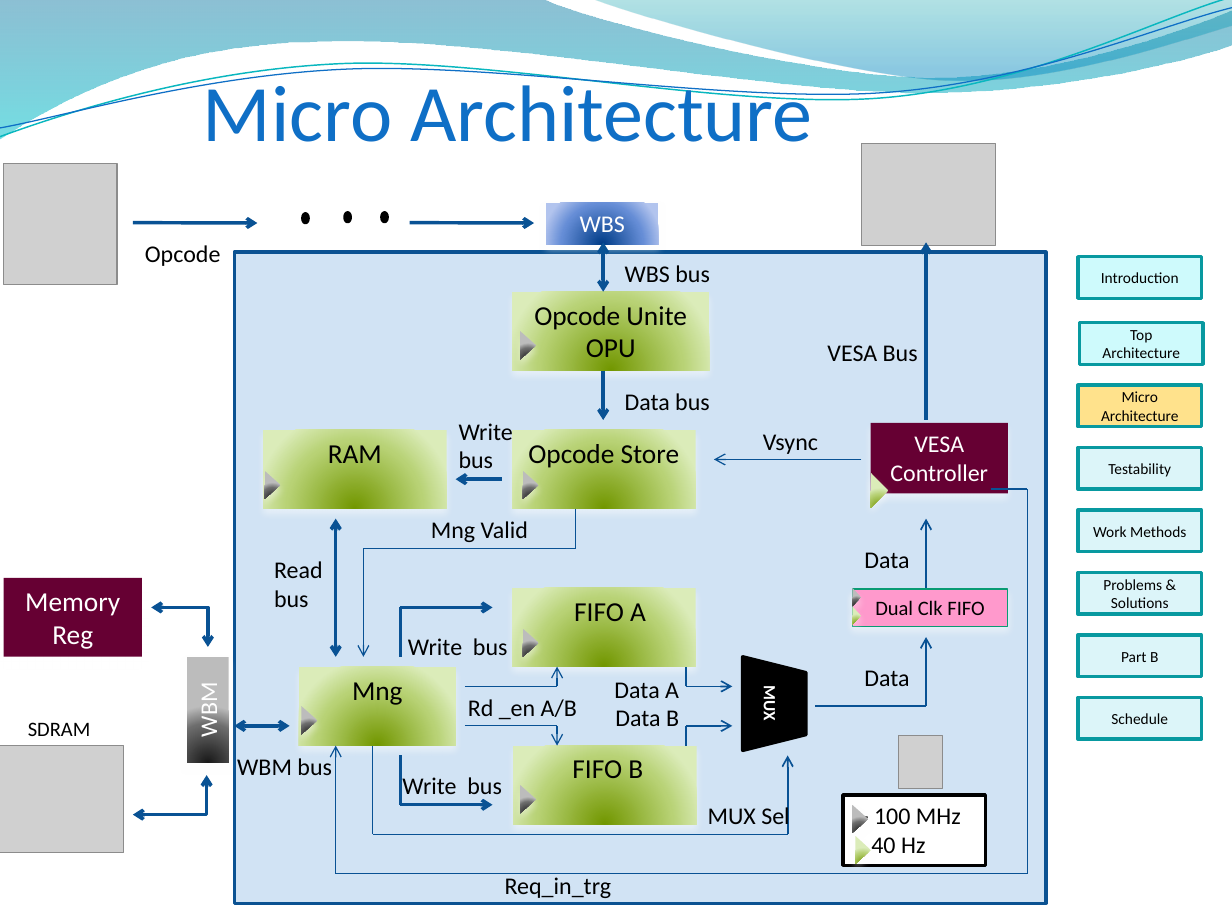
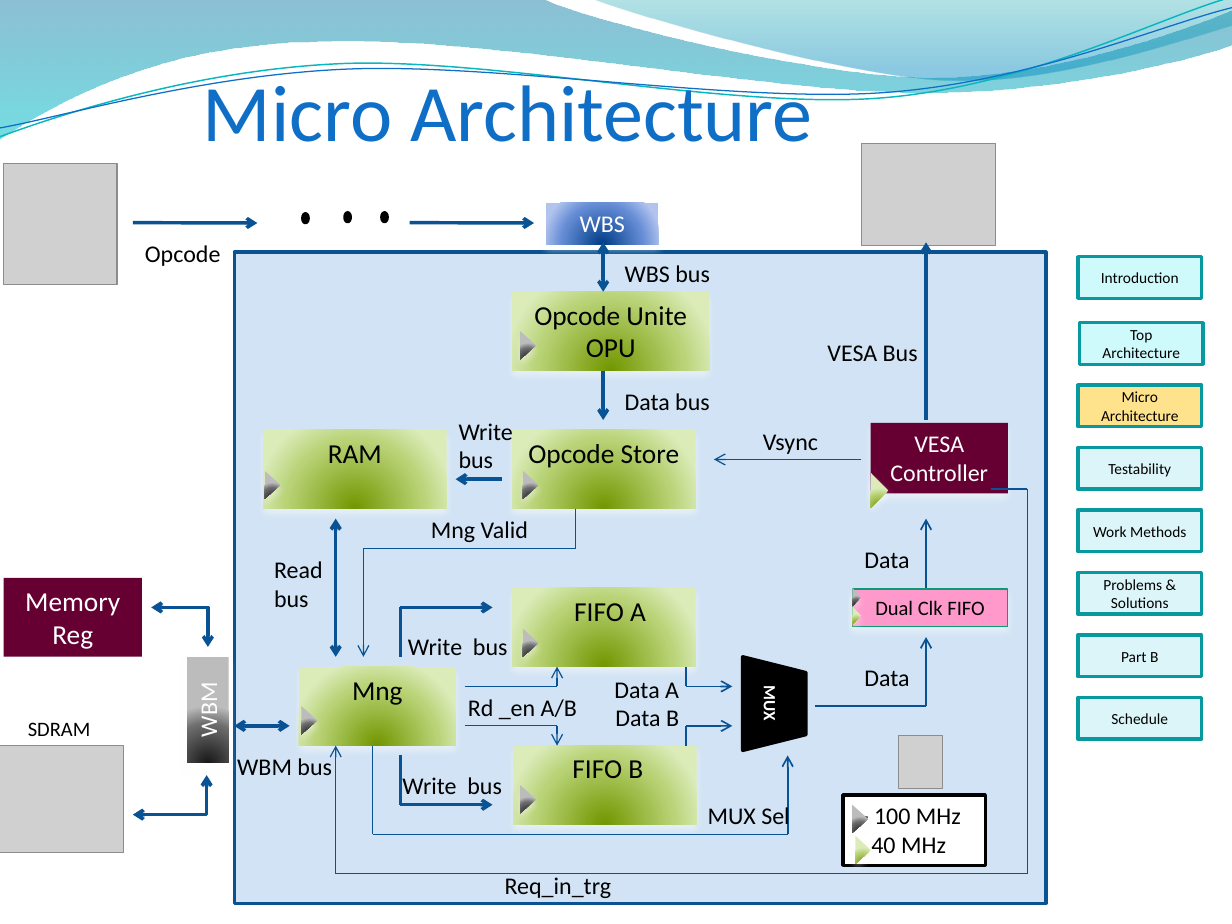
Before and after one commit to sandro6579/symbol-generator, a slide deck: slide 11 of Presentation/part_A_final/Final_Presentation_Part_A.pptx (slide 9 before the commit). Drawn at 1232x924 pixels with LibreOffice and Linux fonts; fonts in the diff are those of the drawing; grey boxes stand for pictures; background and template pictures are left out. Boxes give left, top, right and bottom in pixels: in the first picture for what was removed or moved away, otherwise in the second. Text is boxed around its words. In the diff, an @@ line names an element or a change of style, - is before the commit and + after.

```diff
--- a/Presentation/part_A_final/Final_Presentation_Part_A.pptx
+++ b/Presentation/part_A_final/Final_Presentation_Part_A.pptx
@@ text in rectangle at (x1=871, y1=837, x2=946, y2=853): text changed @@
-40 Hz
+40 MHz
```
Also in this commit, not shown: 4 other slides changed, 4 slides added, 3 other files.
